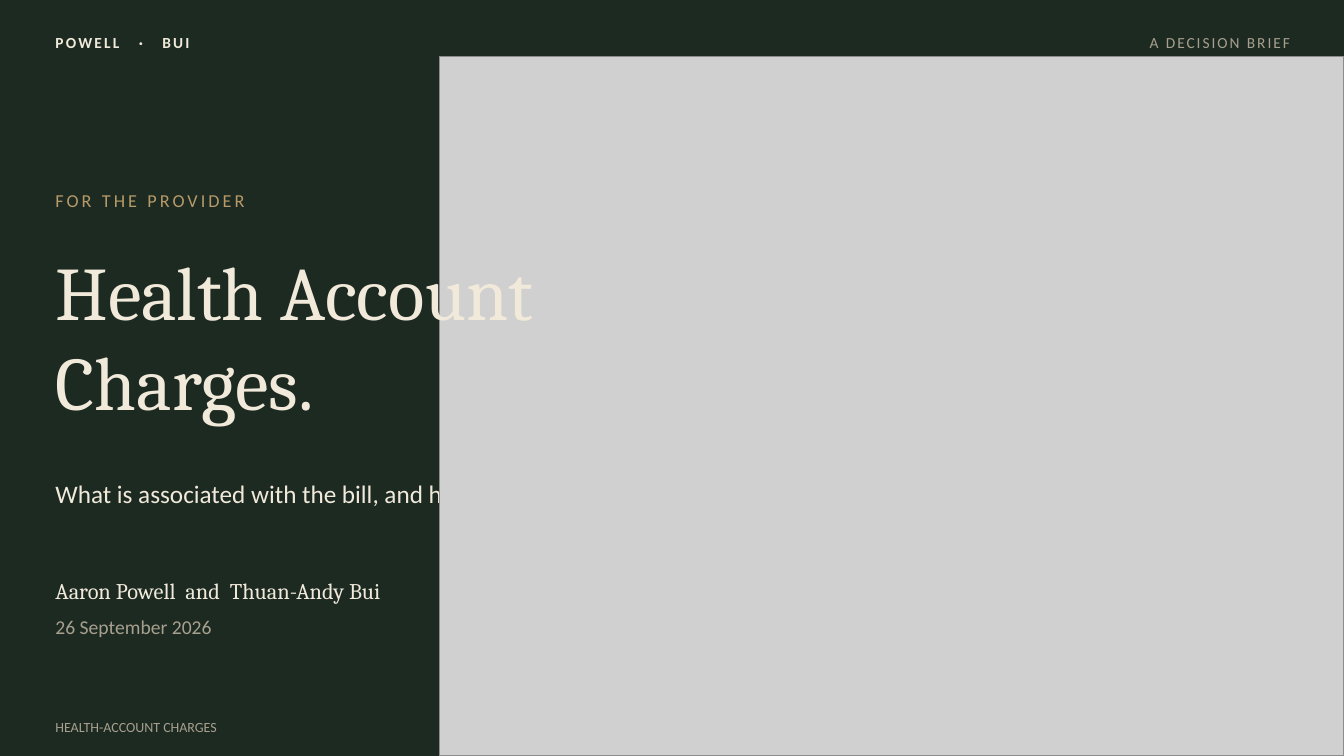
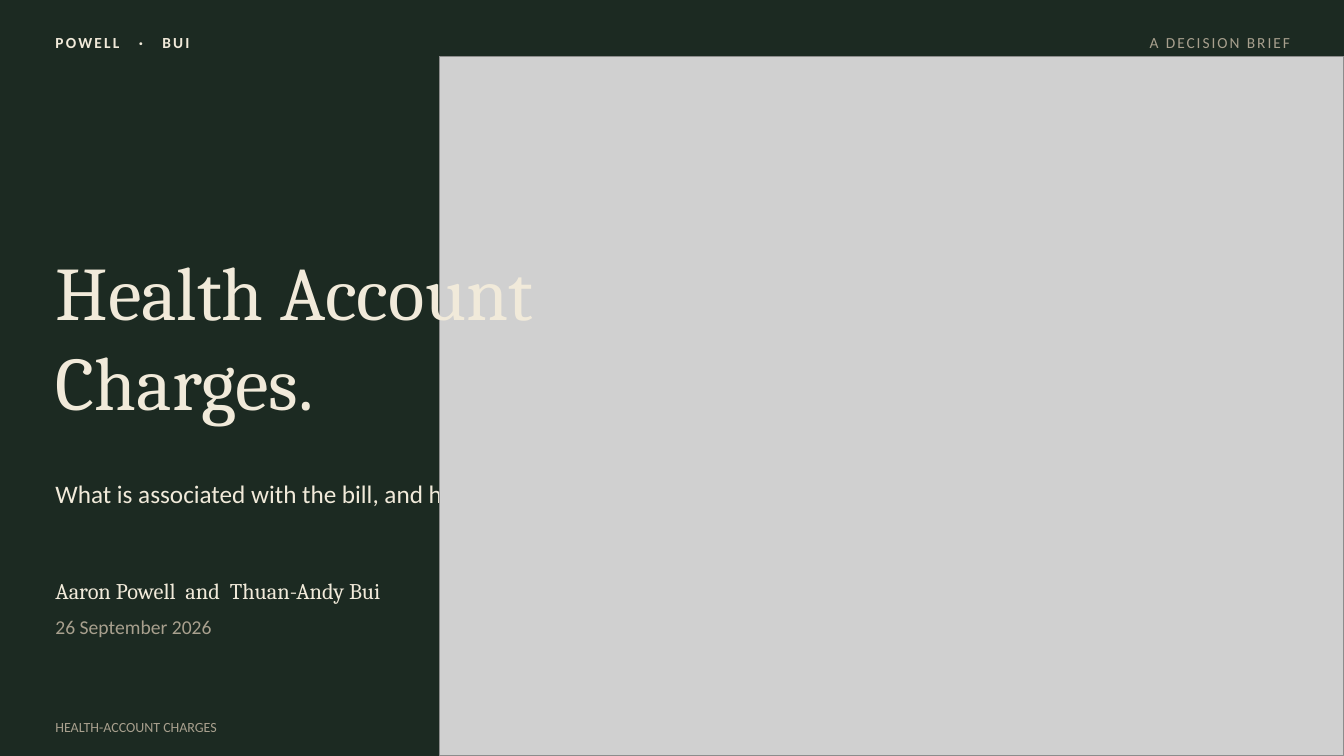
Before and after one commit to PowellOnPoint/msds-6372-project1-insurance, a slide deck: slide 1 of Executive_Summary/Project1_Insurance_Presentation.pptx. Drawn at 1344x756 pixels with LibreOffice and Linux fonts; fonts in the diff are those of the drawing; grey boxes stand for pictures. Boxes give left, top, right and bottom in pixels: in the first picture for what was removed or moved away, otherwise in the second. Text is boxed around its words. In the diff, an @@ line names an element or a change of style, - is before the commit and + after.

```diff
--- a/Executive_Summary/Project1_Insurance_Presentation.pptx
+++ b/Executive_Summary/Project1_Insurance_Presentation.pptx
@@ text removed at (55,195,244,207) @@
-FOR THE PROVIDER
```
Also in this commit, not shown: 13 other slides changed, 1 slide added, 1 slide removed.
